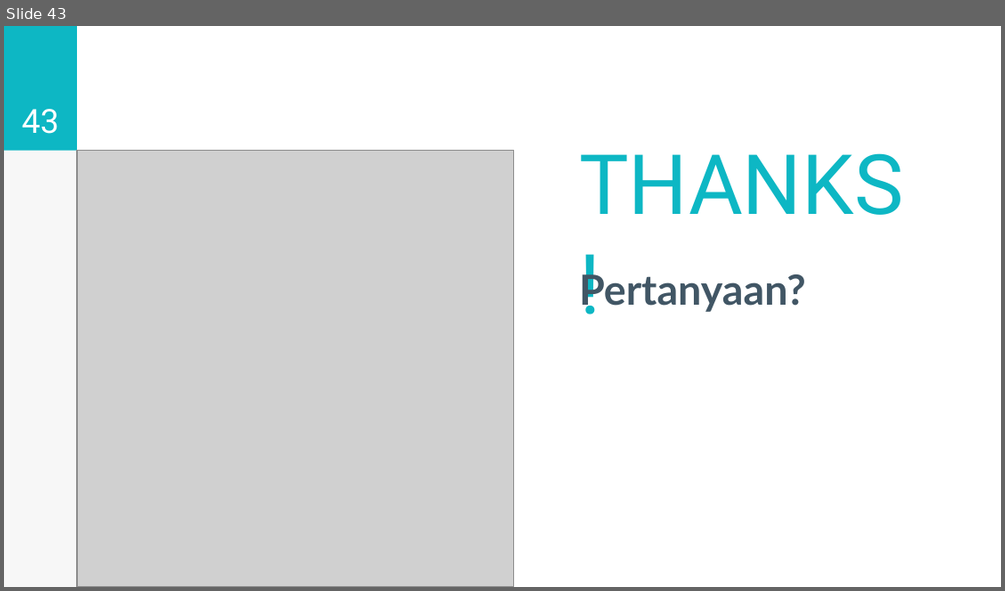
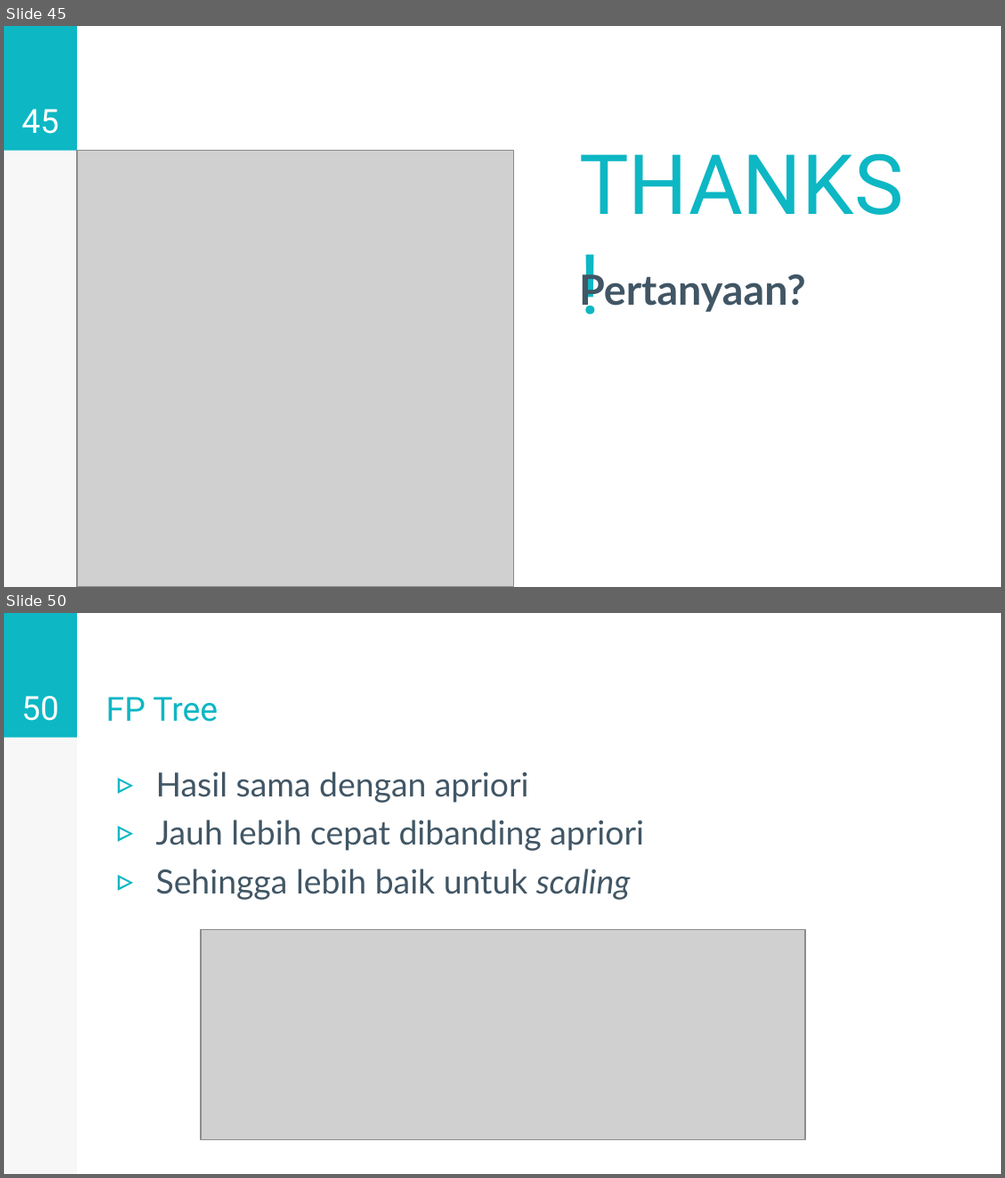
Before and after one commit to kevinfachreza/TugasAkhir, a slide deck: PPT/5114100128-v1.0.pptx. Shown one above the other, each under a label of ours: slide 43 before the commit, slides 45 and 50 after it; the slides between them are not shown. The pictures are 1005x591 and 1005x1178 pixels, drawn with LibreOffice and Linux fonts; fonts in the diff are those of the drawing; grey boxes stand for pictures. Boxes give left, top, right and bottom in pixels: in the first picture for what was removed or moved away, otherwise in the second. Text is boxed around its words. In the diff, an @@ line names an element or a change of style, - is before the commit and + after.

```diff
--- a/PPT/5114100128-v1.0.pptx
+++ b/PPT/5114100128-v1.0.pptx
@@ slide 50 added at box(4, 613, 1001, 1174), background #FFFFFF; not listed: 2 template elements that a slide beside it also shows @@
@@ page number added at box(22, 696, 59, 721), 24 pt, text #FFFFFF @@
+50
@@ title added at box(106, 697, 218, 722), 24 pt, text #0DB7C4 @@
+FP Tree
@@ text added at box(156, 771, 644, 900), 24 pt, text #415665 @@
+▹ Hasil sama dengan apriori
+▹ Jauh lebih cepat dibanding apriori
+▹ Sehingga lebih baik untuk scaling
@@ picture added at box(201, 929, 804, 1138) @@
@@ what was slide 43 is now slide 45 @@
@@ page number at box(22, 109, 59, 134): text changed @@
-43
+45
```
Also in this commit, not shown: 17 slides changed, 35 other slides added, 11 other files.
